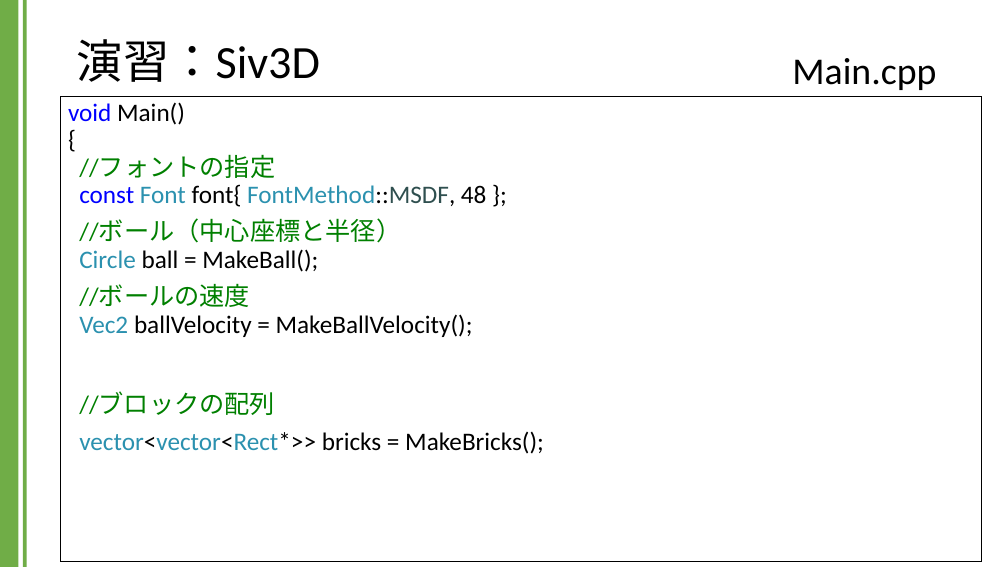
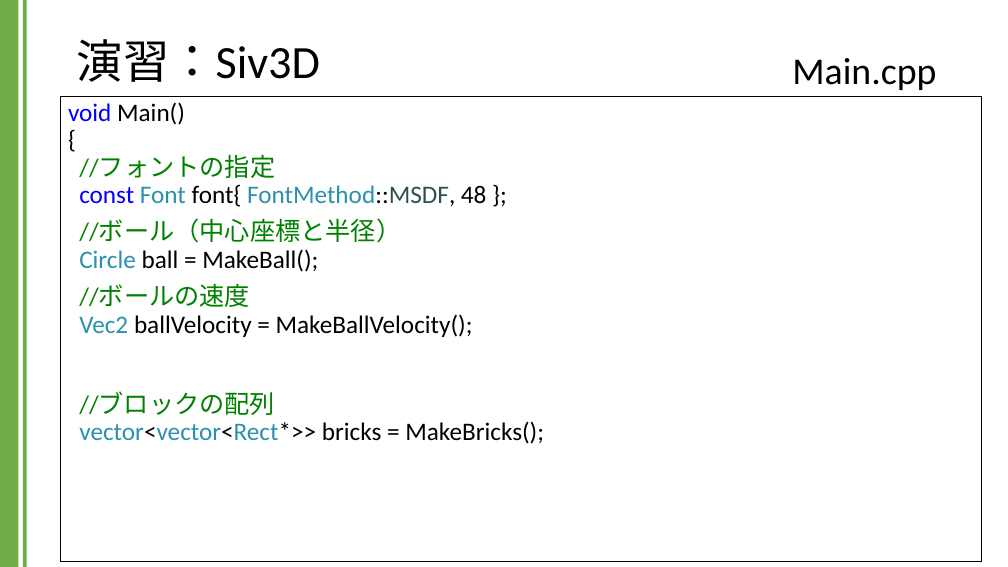
Before and after one commit to kic-murata/cpp2024, a slide deck: slide 41 of 授業資料/演習課題：Siv3D.pptx (slide 37 before the commit). Drawn at 1008x567 pixels with LibreOffice and Linux fonts; fonts in the diff are those of the drawing; background and template pictures are left out. Boxes give left, top, right and bottom in pixels: in the first picture for what was removed or moved away, otherwise in the second. Text is boxed around its words. In the diff, an @@ line names an element or a change of style, - is before the commit and + after.

```diff
--- a/授業資料/演習課題：Siv3D.pptx
+++ b/授業資料/演習課題：Siv3D.pptx
@@ text in rectangle at (x1=79, y1=392, x2=544, y2=444): text changed @@
-//ブロックの配列
-vector<vector<Rect*>> bricks = MakeBricks();
+//ブロックの配列
+vector<vector<Rect*>> bricks = MakeBricks();
```
Also in this commit, not shown: 6 other slides changed, 5 slides added.
